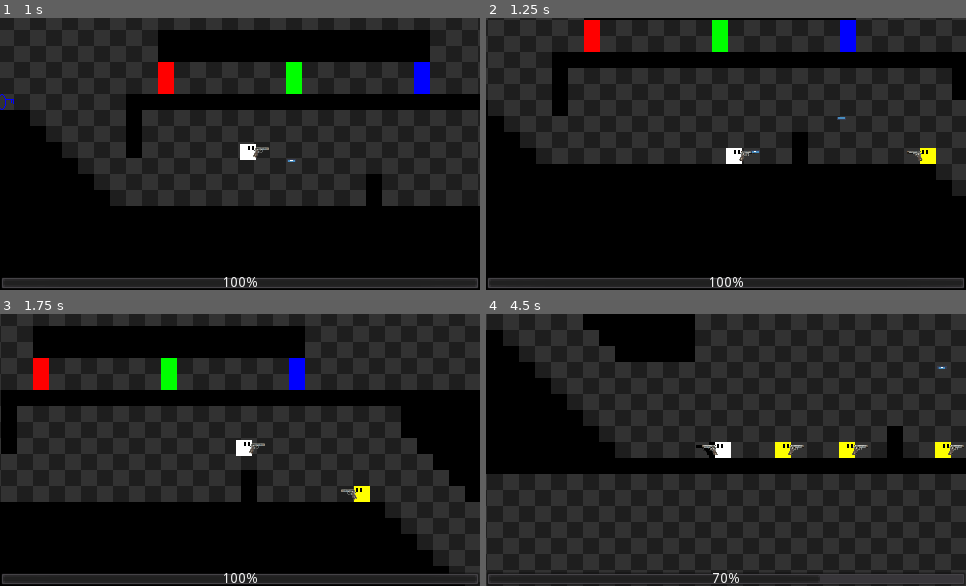
Above: before the commit, frames 1-4 (two rows, left to right).
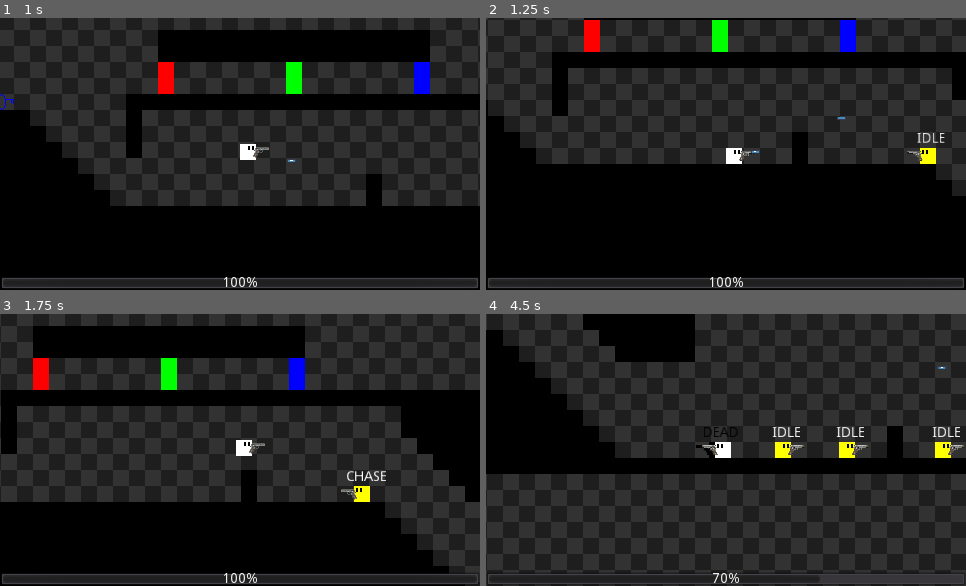
Above: after the commit, the same moments.

Repository: POtOSoftware/Project-Poop-Shit
Game: Godot game, scene res://Levels/dev.tscn
The game is run twice, just before and just after one commit, with the same random seed, the same clock (stepped at 60 frames per second) and the same inputs. The engine's default icon, where the game draws it, is replaced by a stand-in: a white triangle on a blue panel in a dark square.
Inputs:
- Up to frame 1 (1 s): tap Enter at 0.5 s; hold Right (move_right) from 0.53 s (still down); hold Ctrl (fire) from 0.53 s (still down); tap Up (jump) at 0.77 s
- Up to frame 2 (1.25 s): keep holding Right (move_right); keep holding Ctrl (fire)
- Up to frame 3 (1.75 s): keep holding Right (move_right); release Ctrl (fire) at 1.28 s; tap Ctrl (fire) at 1.35 s; tap Up (jump) at 1.52 s
- Up to frame 4 (4.5 s): release Right (move_right) at 2.03 s; hold Left (move_left) 2.03-2.78 s; hold Ctrl (fire) 2.03-2.78 s; hold Right (move_right) 2.78-4.28 s; tap Ctrl (fire) at 2.85, 4.35 s; tap Up (jump) at 3.02, 3.77 s; hold Ctrl (fire) 3.53-4.28 s; hold Left (move_left) from 4.28 s (still down)

Frame 1 is identical in both runs. In frame 2, less than 0.1% of the frame differs, in the area x 89-96%, y 42-46%; in frame 3, 0.2%; in frame 4, 0.4%, in the area x 45-99%, y 41-46%.

Commit message:
enemy debug state display

Diff:
--- a/Enemies/YellowGuy.gd
+++ b/Enemies/YellowGuy.gd
@@ -29,7 +29,12 @@
 onready var sprite = $Sprite
 onready var gun = $Flippable/Gun
 
+# timers
 onready var search_timer = $SearchTime
+
+# debug stuff
+onready var debug_root = $Debug
+onready var debug_state_display = $Debug/DebugState
 
 func _ready():
 	set_new_state(state)
@@ -91,6 +96,12 @@
 
 	#if health <= 0 and is_dead == false:
 	#	die()
+
+	if Global.debug_build:
+		debug_root.visible = true
+		process_debug()
+	else:
+		debug_root.visible = false
 
 	if ai_enabled:
 		update_ai()
@@ -233,6 +244,9 @@
 	#gun.scale.x = flippable.scale.x
 	is_flipped = value
 
+func process_debug():
+	debug_state_display.text = states.keys()[state]
+
 func _on_PlayerDetection_body_entered(body):
 	if body == Global.player:
 		player_detected = true
--- a/Enemies/YellowGuy.tscn
+++ b/Enemies/YellowGuy.tscn
@@ -44,6 +44,17 @@
 position = Vector2( 80, 0 )
 shape = SubResource( 2 )
 
+[node name="Debug" type="Node2D" parent="."]
+
+[node name="DebugState" type="Label" parent="Debug"]
+margin_left = -16.0
+margin_top = -24.0
+margin_right = 24.0
+margin_bottom = -10.0
+text = "IDLE"
+align = 1
+valign = 1
+
 [node name="SearchTime" type="Timer" parent="." groups=["timers"]]
 wait_time = 2.0
 
